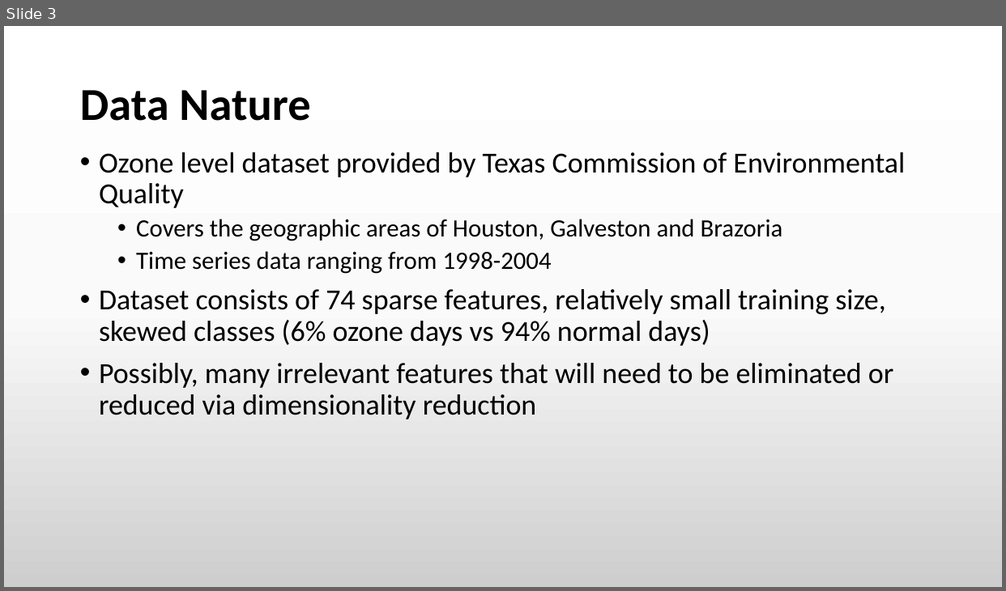
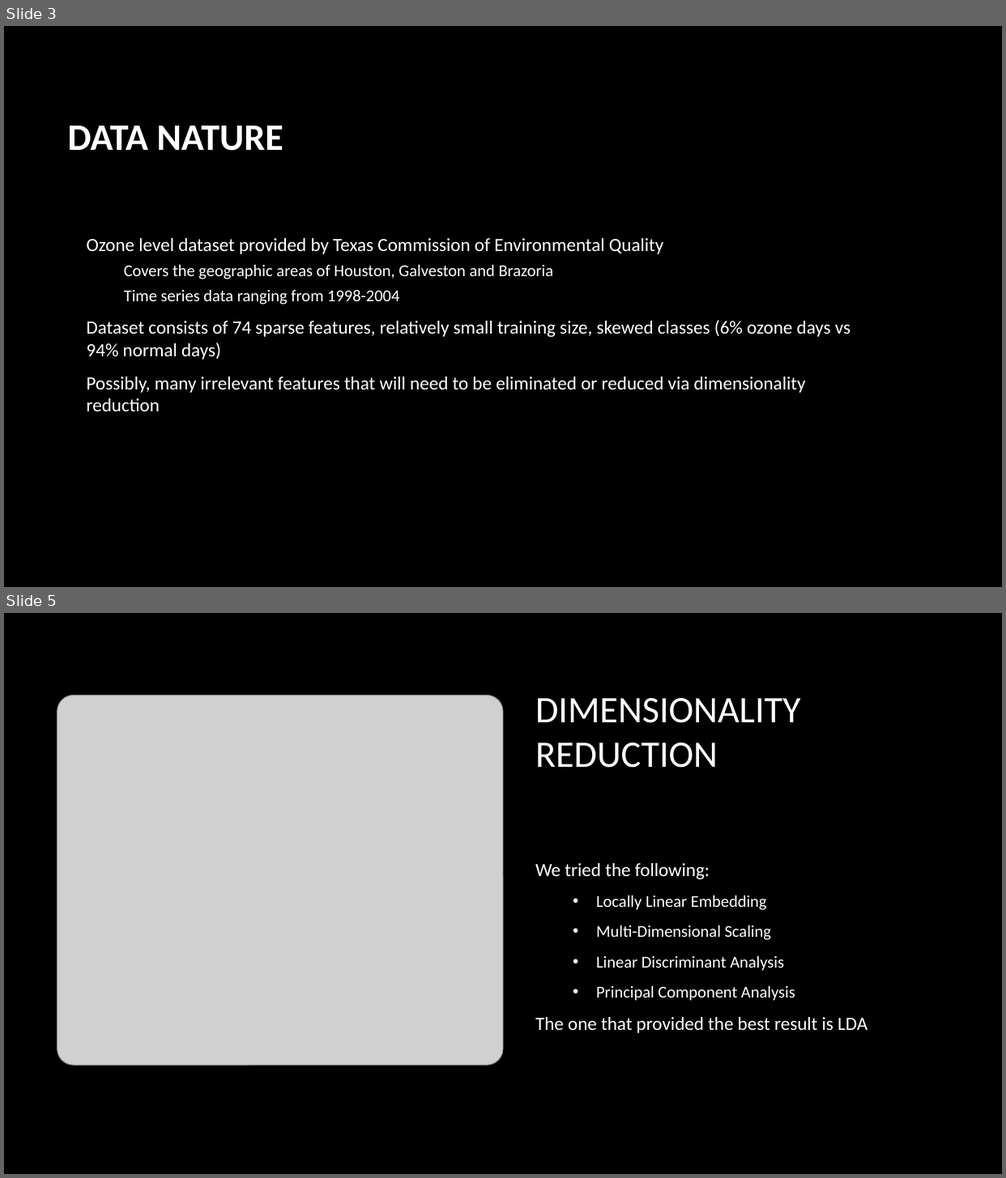
Before and after one commit to LilInformat/UofT-3253-OzoneAnalysis, a slide deck: Ozone Days Forecasting.pptx. Shown one above the other, each under a label of ours: slide 3 before the commit, slides 3 and 5 after it; the slides between them are not shown. The pictures are 1006x591 and 1006x1178 pixels, drawn with LibreOffice and Linux fonts; fonts in the diff are those of the drawing; grey boxes stand for pictures; background and template pictures are left out. Boxes give left, top, right and bottom in pixels: in the first picture for what was removed or moved away, otherwise in the second. Text is boxed around its words. In the diff, an @@ line names an element or a change of style, - is before the commit and + after.

Commit message:
Updated the Ozone Days Forecasting Powerpoint

```diff
--- a/Ozone Days Forecasting.pptx
+++ b/Ozone Days Forecasting.pptx
@@ slide 5 added at bbox=[4, 613, 1002, 1174], background picture (left out) @@
@@ picture added at bbox=[57, 696, 503, 1065] @@
@@ title added at bbox=[535, 698, 801, 768], 36 pt, text #FFFFFF @@
+DIMENSIONALITY REDUCTION
@@ text added at bbox=[535, 863, 867, 1033], 16 pt, text #FFFFFF @@
+We tried the following:
+  • Locally Linear Embedding
+  • Multi-Dimensional Scaling
+  • Linear Discriminant Analysis
+  • Principal Component Analysis
+The one that provided the best result is LDA
@@ slide 3 changed as well @@
@@ background gradient #FFFFFF to #FAFAFA to #CECECE to picture (left out) @@
@@ title at bbox=[68, 126, 283, 151]: text changed; size 44 to 36 pt; text colour #000000 to #FFFFFF @@
-Data Nature
+DATA NATURE
@@ text "Ozone level dataset provided by ...": place and size @@
-text "Ozone level dataset provided by ..." at bbox=[99, 152, 905, 420]
+text "Ozone level dataset provided by ..." at bbox=[87, 238, 850, 412]
@@ text "Ozone level dataset provided by ..." at bbox=[87, 238, 850, 412]: size 28 to 18 pt in "Ozone level dataset provided by Texas Commission ...", "Dataset consists of 74 sparse features, relatively ...", "Possibly, many irrelevant features that will need ..."; text colour #000000 to #FFFFFF; size 24 to 16 pt in "Covers the geographic areas of Houston, Galveston ...", "Time series data ranging from 1998-2004"; line spacing 0.9 to 1; vertical alignment top to middle @@
```
Also in this commit, not shown: 2 other slides changed, 4 other slides added, 3 slides removed.
